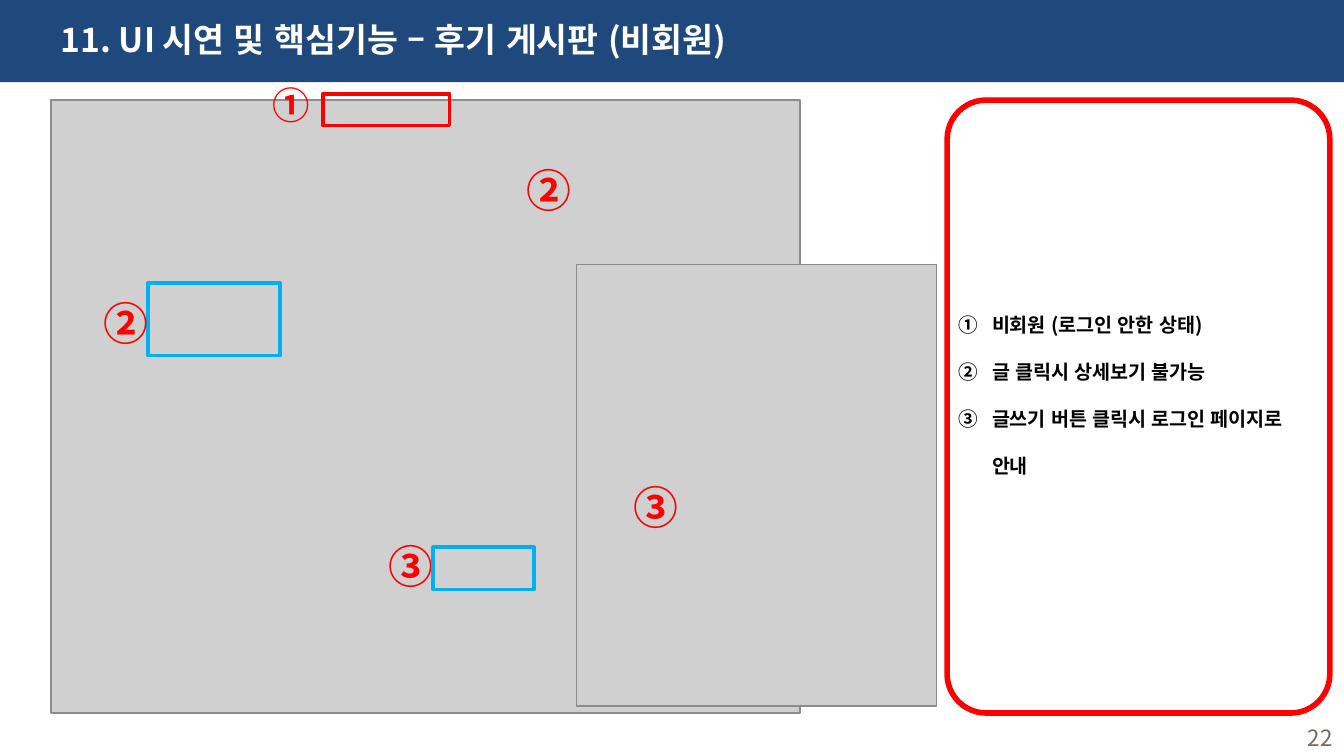
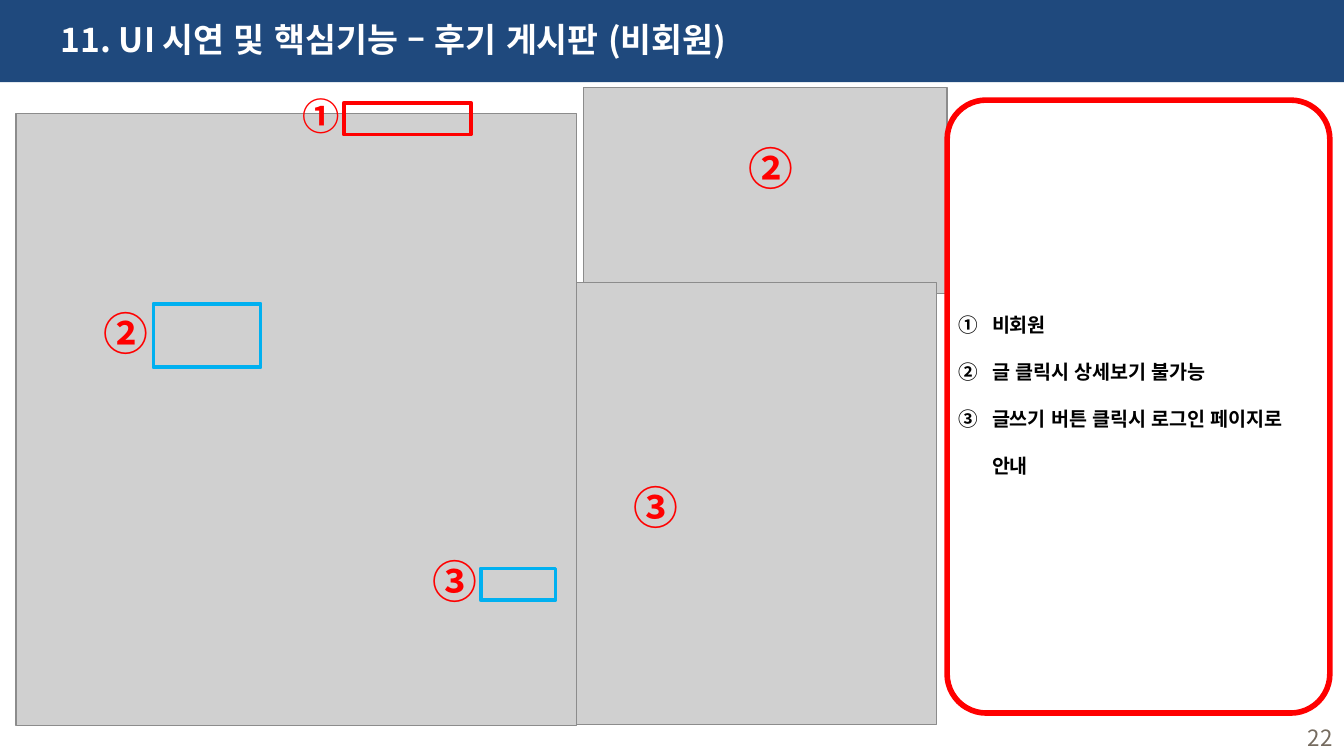
Before and after one commit to haryoung1/1st-dentalproject, a slide deck: slide 22 of 0317_치카치카치과.pptx. Drawn at 1344x756 pixels with LibreOffice and Linux fonts; fonts in the diff are those of the drawing; grey boxes stand for pictures. Boxes give left, top, right and bottom in pixels: in the first picture for what was removed or moved away, otherwise in the second. Text is boxed around its words. In the diff, an @@ line names an element or a change of style, - is before the commit and + after.

```diff
--- a/0317_치카치카치과.pptx
+++ b/0317_치카치카치과.pptx
@@ text "①": place and size @@
-text "①" at (272,81,309,123)
+text "①" at (303,92,340,134)
@@ picture added at (583,87,948,293) @@
@@ picture: place and size @@
-picture at (51,101,800,714)
+picture at (16,113,577,726)
@@ rectangle: place and size @@
-rectangle at (323,94,449,126)
+rectangle at (344,103,470,136)
@@ text "②": place and size @@
-text "②" at (526,169,571,211)
+text "②" at (749,147,794,189)
@@ picture: place and size @@
-picture at (577,265,937,707)
+picture at (577,282,937,724)
@@ text "②" rewrapped from (103,294,148,351) to (103,312,148,354) @@
@@ rectangle: place and size @@
-rectangle at (148,282,280,355)
+rectangle at (153,304,261,367)
@@ text in rounded rectangle at (992,315,1046,334): text changed @@
-1. 비회원 (로그인 안한 상태)
+1. 비회원
@@ text "③" rewrapped from (389,545,434,591) to (433,560,478,602) @@
@@ rectangle: place and size @@
-rectangle at (433,547,534,589)
+rectangle at (481,569,556,601)
```
Also in this commit, not shown: 6 other slides changed, 2 other files.
